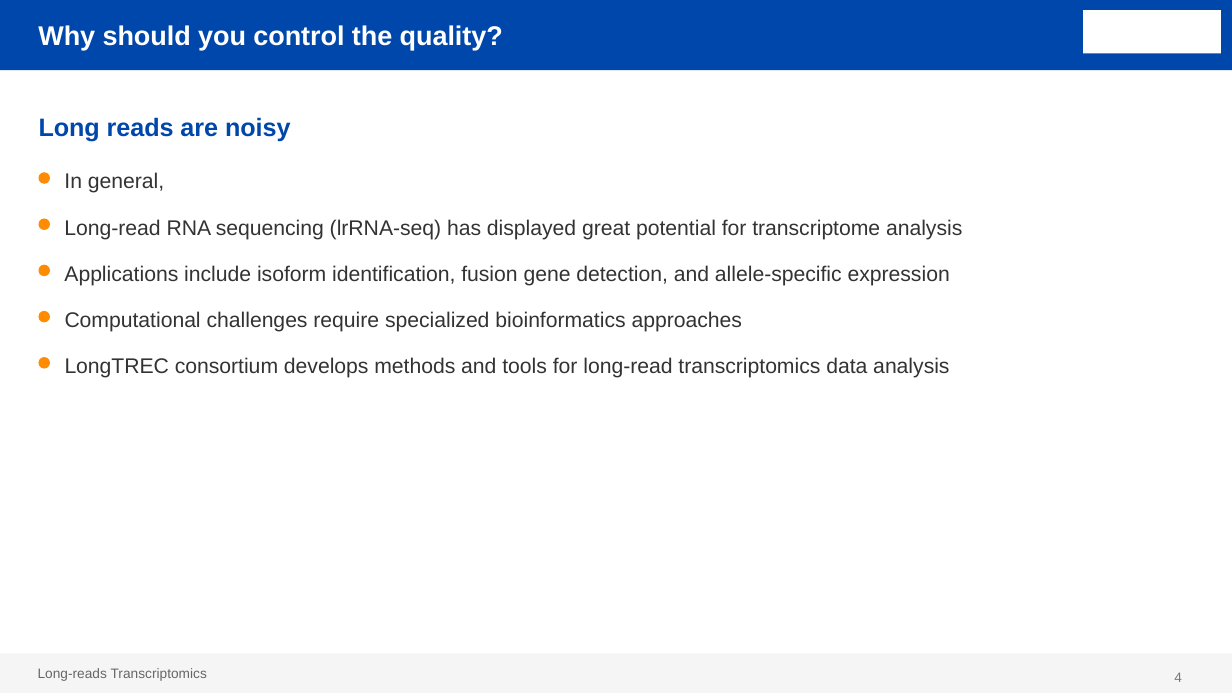
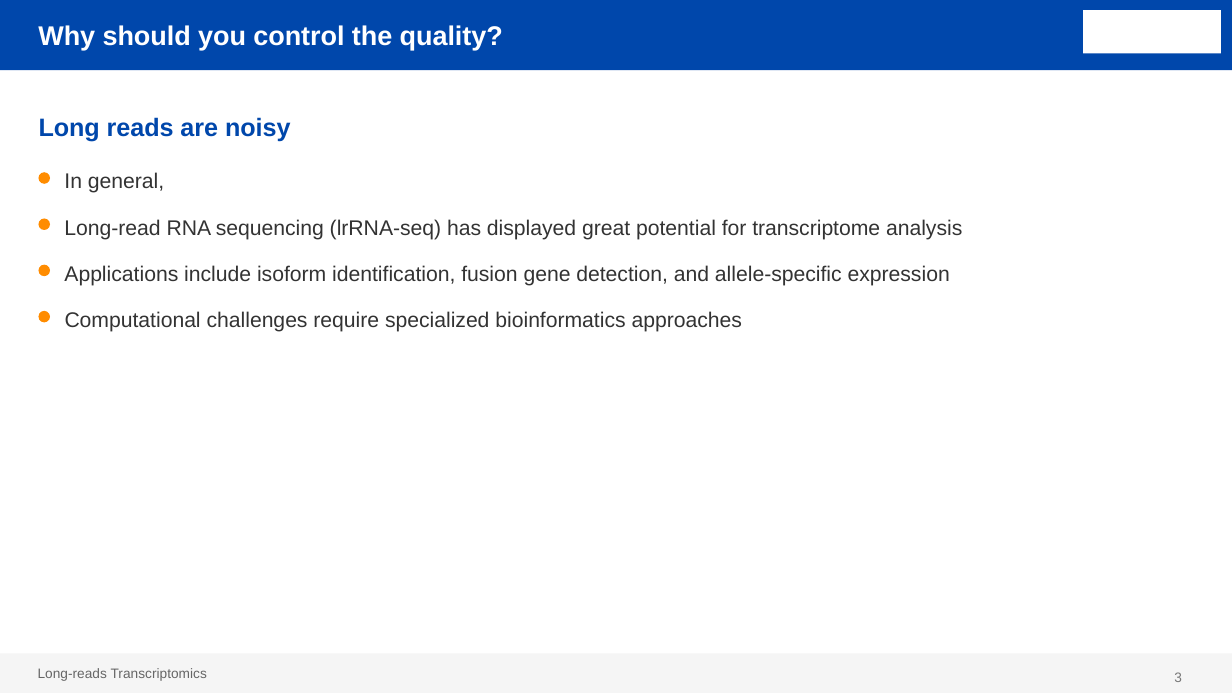
Before and after one commit to ConesaLab/VALT_Summer_Course, a slide deck: slide 3 of theory/day2/SQANTI_theory.pptx (slide 4 before the commit). Drawn at 1232x693 pixels with LibreOffice and Linux fonts; fonts in the diff are those of the drawing; background and template pictures are left out. Boxes give left, top, right and bottom in pixels: in the first picture for what was removed or moved away, otherwise in the second. Text is boxed around its words. In the diff, an @@ line names an element or a change of style, - is before the commit and + after.

```diff
--- a/theory/day2/SQANTI_theory.pptx
+++ b/theory/day2/SQANTI_theory.pptx
@@ ellipse removed at (38,357,49,368) @@
@@ text removed at (65,357,949,378) @@
-LongTREC consortium develops methods and tools for long-read transcriptomics data analysis
@@ page number at (1174,672,1182,682): text changed @@
-4
+3
```
Also in this commit, not shown: 3 other slides changed, 6 slides added, 1 slide removed, 4 other files.
